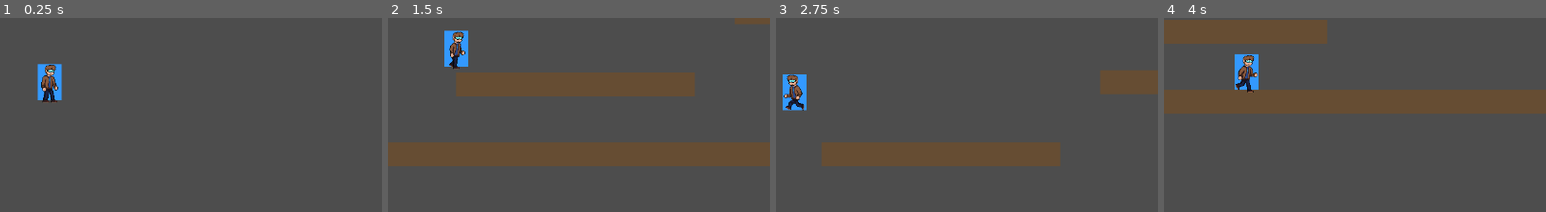
Above: before the commit, frames 1-4 (left to right).
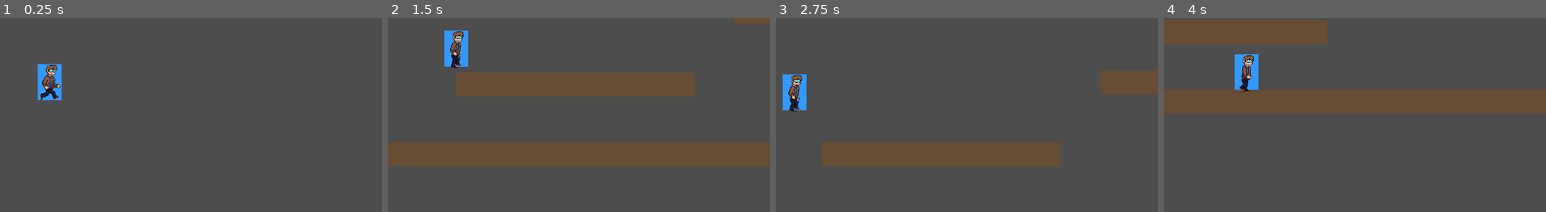
Above: after the commit, the same moments.

Repository: ShadowKnight-13/Platformer-Game
Game: Godot game, scene res://Main.tscn
The game is run twice, just before and just after one commit, with the same random seed, the same clock (stepped at 60 frames per second) and the same inputs.
Inputs:
- Up to frame 1 (0.25 s): no input
- Up to frame 2 (1.5 s): hold D (move_right) from 0.53 s (still down); tap Space (jump) at 0.6, 0.77, 1.07, 1.35 s
- Up to frame 3 (2.75 s): tap Space (jump) at 1.52, 1.82, 2.1 s; release D (move_right) at 2.03 s; hold A (move_left) from 2.03 s (still down)
- Up to frame 4 (4 s): release A (move_left) at 2.78 s; hold D (move_right) from 2.78 s (still down); tap Space (jump) at 2.85, 3.02, 3.32, 3.6, 3.77 s
The pictures show only the part of the screen within x 44-94%, y 31-81%; the shares and areas given below are measured in that part.

The runs differ from the first frame. In frame 1, 0.5% of the frame differs, in the area x 10-16%, y 24-44%; in frame 2, 0.3%; in frame 3, 0.6%, in the area x 2-8%, y 29-49%; in frame 4, 0.4%.

Commit message:
Revert "Player animations"
This reverts commit c9cca57a0b9ea420a9a1717ab9a7fc53d74cc31d.

Diff:
--- a/Player.gd
+++ b/Player.gd
@@ -27,19 +27,13 @@
 	# Handle jump.
 	if Input.is_action_just_pressed("jump") and is_on_floor():
 		velocity.y = JUMP_VELOCITY
-		$AnimationPlayer.play("Jump")
-	#Sprite flip check
-	if velocity.x < 0:
-		$Sprite2D.flip_h = true
-	elif velocity.x > 0:
-		$Sprite2D.flip_h = false
+
 	# Get the input direction and handle the movement/deceleration.
 	var direction = Input.get_axis("move_left", "move_right")
+	$AnimationPlayer.play("Run")
 	if direction:
-		$AnimationPlayer.play("Run")
 		velocity.x = direction * SPEED
 	else:
-		$AnimationPlayer.play("Idle")
 		velocity.x = move_toward(velocity.x, 0, SPEED)
 
 	move_and_slide()
--- a/Player.tscn
+++ b/Player.tscn
@@ -1,42 +1,10 @@
-[gd_scene load_steps=9 format=3 uid="uid://dgrq8cggm37yk"]
+[gd_scene load_steps=7 format=3 uid="uid://dgrq8cggm37yk"]
 
 [ext_resource type="Script" uid="uid://dl3hynw85ktt4" path="res://Player.gd" id="1_8y7yc"]
 [ext_resource type="Texture2D" uid="uid://fe21evhj0ubl" path="res://Assets/6. Character Animations 32p/Player/player-spritesheet.png" id="2_kpjcp"]
 
 [sub_resource type="RectangleShape2D" id="RectangleShape2D_v6p7n"]
 size = Vector2(40, 60)
-
-[sub_resource type="Animation" id="Animation_kpjcp"]
-resource_name = "Idle"
-length = 2.0
-loop_mode = 1
-tracks/0/type = "value"
-tracks/0/imported = false
-tracks/0/enabled = true
-tracks/0/path = NodePath("Sprite2D:frame")
-tracks/0/interp = 1
-tracks/0/loop_wrap = true
-tracks/0/keys = {
-"times": PackedFloat32Array(0, 1),
-"transitions": PackedFloat32Array(1, 1),
-"update": 1,
-"values": [0, 1]
-}
-
-[sub_resource type="Animation" id="Animation_e80uo"]
-length = 0.001
-tracks/0/type = "value"
-tracks/0/imported = false
-tracks/0/enabled = true
-tracks/0/path = NodePath("Sprite2D:frame")
-tracks/0/interp = 1
-tracks/0/loop_wrap = true
-tracks/0/keys = {
-"times": PackedFloat32Array(0),
-"transitions": PackedFloat32Array(1),
-"update": 1,
-"values": [2]
-}
 
 [sub_resource type="Animation" id="Animation_kne1u"]
 resource_name = "Run"
@@ -55,9 +23,8 @@
 "values": [2, 3, 4, 5, 6, 7, 8, 9, 10, 11]
 }
 
-[sub_resource type="Animation" id="Animation_cxr5p"]
-resource_name = "Jump"
-length = 0.5
+[sub_resource type="Animation" id="Animation_e80uo"]
+length = 0.001
 tracks/0/type = "value"
 tracks/0/imported = false
 tracks/0/enabled = true
@@ -68,13 +35,11 @@
 "times": PackedFloat32Array(0),
 "transitions": PackedFloat32Array(1),
 "update": 1,
-"values": [12]
+"values": [2]
 }
 
 [sub_resource type="AnimationLibrary" id="AnimationLibrary_cxr5p"]
 _data = {
-&"Idle": SubResource("Animation_kpjcp"),
-&"Jump": SubResource("Animation_cxr5p"),
 &"RESET": SubResource("Animation_e80uo"),
 &"Run": SubResource("Animation_kne1u")
 }
@@ -96,7 +61,7 @@
 [node name="Sprite2D" type="Sprite2D" parent="."]
 texture_filter = 3
 texture = ExtResource("2_kpjcp")
-hframes = 14
+hframes = 13
 frame = 2
 
 [node name="AnimationPlayer" type="AnimationPlayer" parent="."]
Binary file changed: Assets/6. Character Animations 32p/Player/player-spritesheet.png
